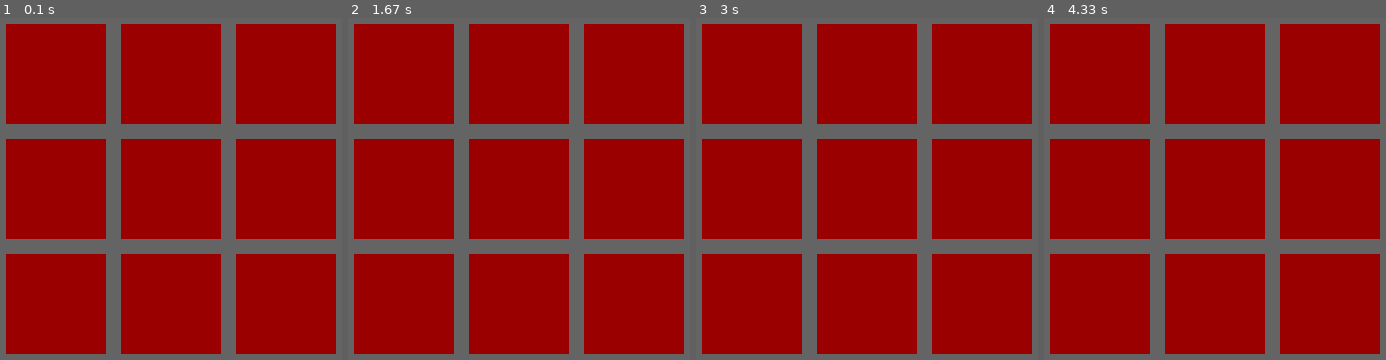
Above: before the commit, frames 1-4 (left to right).
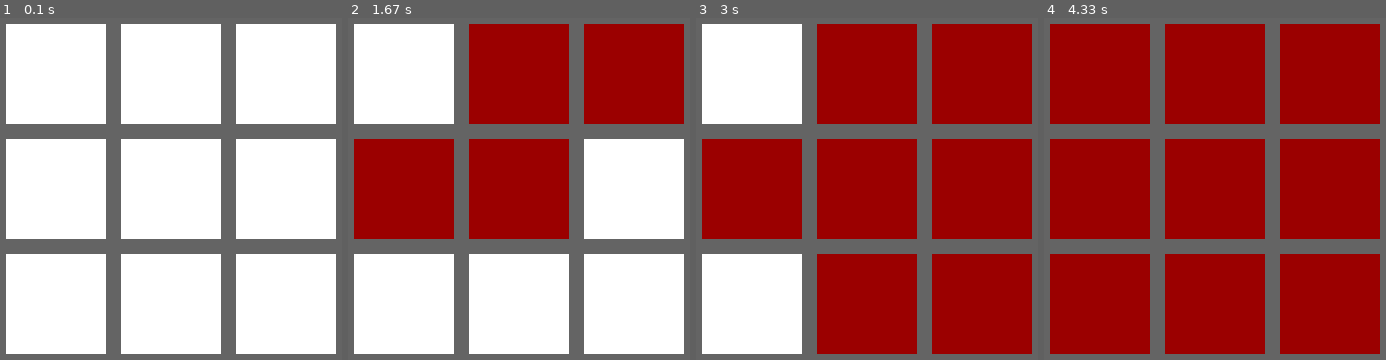
Above: after the commit, the same moments.

Repository: Roman-Blokhin/Python
Game: pygame game, started from my_code/tic_tac_toe/main.py
Same seed, same stepped clock (60 frames per second), same inputs: the game is played once before the commit and once after it.
Inputs (mouse positions are in pixels of both pictures, inside the frame that each line leads up to):
- Up to frame 1 (0.1 s): no input
- Up to frame 2 (1.67 s): click (519, 189) at 0.38 s; click (433, 192) at 0.72 s; click (570, 62) at 1.05 s; click (525, 69) at 1.38 s
- Up to frame 3 (3 s): click (849, 281) at 1.75 s; click (959, 243) at 2.22 s; click (959, 158) at 2.55 s
- Up to frame 4 (4.33 s): click (1108, 120) at 3.22 s; click (1129, 250) at 3.55 s

The runs differ from the first frame. In frame 1, 77% of the frame differs, in the area x 1-99%, y 1-99%; in frame 2, 43%; in frame 3, 17%; in frame 4, nothing differs.

Commit message:
5. Pygame. Игра Крестики-нолики. Изменение цвета при нажатии на квадрат

Diff:
--- a/my_code/tic_tac_toe/main.py
+++ b/my_code/tic_tac_toe/main.py
@@ -41,6 +41,8 @@
             column = x_mouse // (block_size + margin)
             row = y_mouse // (block_size + margin)
             print(x_mouse, y_mouse)
+            # 4. присваиваем название нажатию
+            mas[row][column] = 'x'
 
 
     clock.tick(FPS)
@@ -49,8 +51,13 @@
     # 1. отображаем игровое поле
     for row in range(3):
         for column in range(3):
+            # 5. условие для первого нажатия по изменению цвета у квадрата
+            if mas[row][column] == 'x':
+                color = RED
+            else:
+                color = WHITE
             x = column * block_size + margin * (column + 1)
             y = row * block_size + margin * (row + 1)
-            pygame.draw.rect(screen, RED, (x, y, block_size, block_size))
+            pygame.draw.rect(screen, color, (x, y, block_size, block_size))
 
     pygame.display.update()
